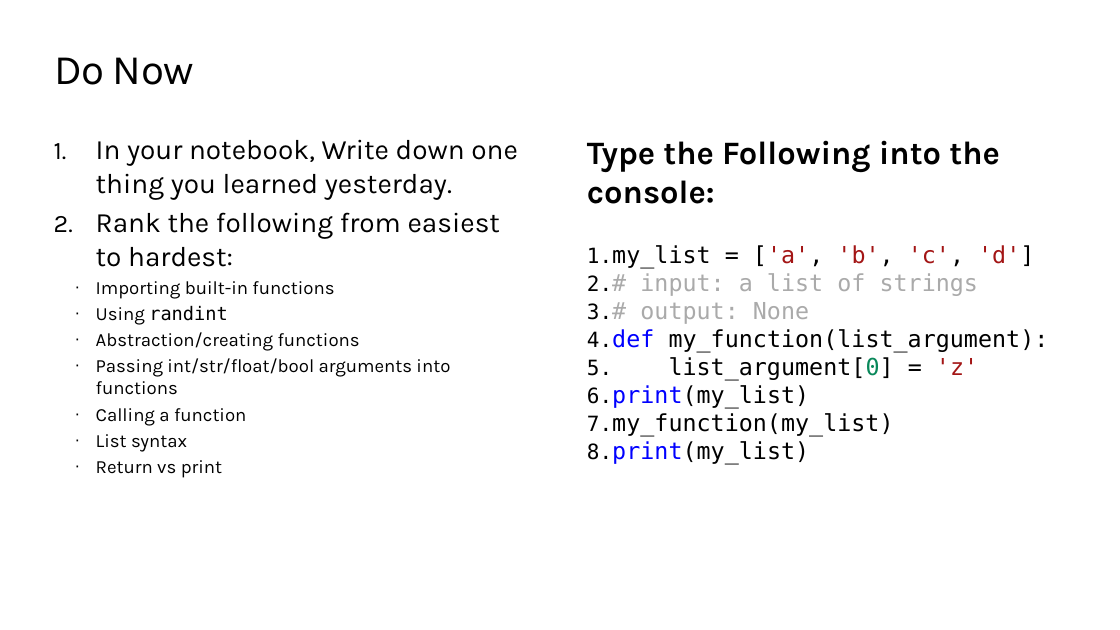
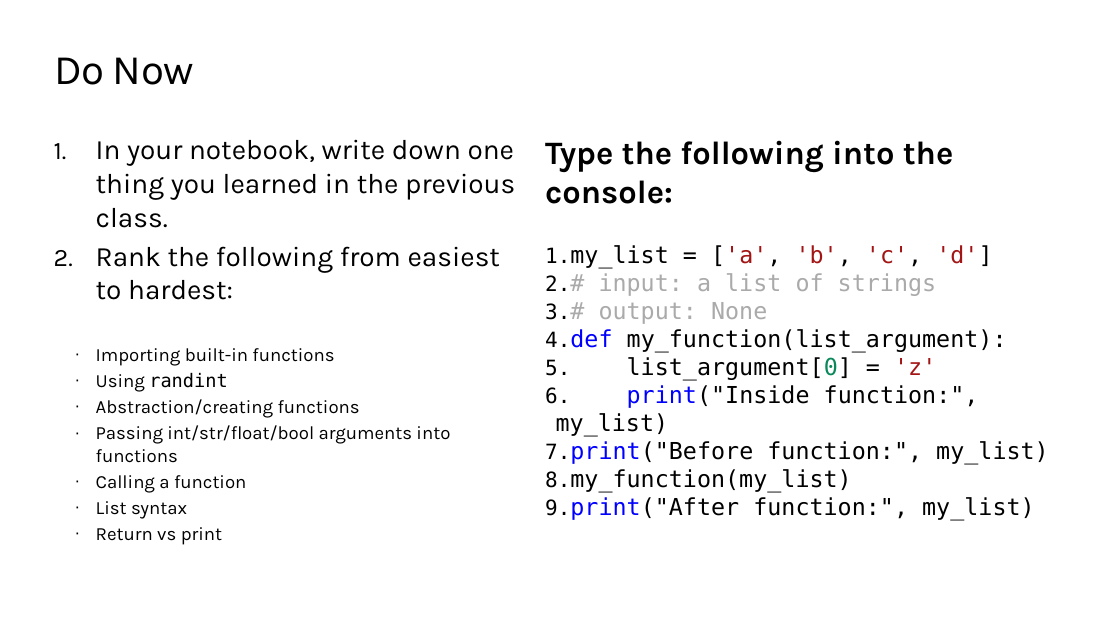
Before and after one commit to TEALSK12/2nd-semester-introduction-to-computer-science, a slide deck: slide 4 of docs/units/3_unit/slidedecks/Intro Python 3.04 TEALS.pptx. Drawn at 1120x630 pixels with LibreOffice and Linux fonts; fonts in the diff are those of the drawing; background and template pictures are left out. Boxes give left, top, right and bottom in pixels: in the first picture for what was removed or moved away, otherwise in the second. Text is boxed around its words. In the diff, an @@ line names an element or a change of style, - is before the commit and + after.

```diff
--- a/docs/units/3_unit/slidedecks/Intro Python 3.04 TEALS.pptx
+++ b/docs/units/3_unit/slidedecks/Intro Python 3.04 TEALS.pptx
@@ text at [96,139,515,228]: text changed @@
-1. In your notebook, Write down one thing you learned yesterday.
+1. In your notebook, write down one thing you learned in the previous class.
@@ text at [545,140,954,204]: text changed @@
-Type the Following into the console:
+Type the following into the console:
@@ text "Type the following into the ...": place and size @@
-text "Type the following into the ..." at [587,140,1049,464]
+text "Type the following into the ..." at [545,140,1049,520]
@@ text at [556,385,1049,464]: text changed @@
-6. print(my_list)
+6. print("Inside function:", my_list)
+7. print("Before function:", my_list)
@@ text at [570,497,1035,520]: text changed @@
-8. print(my_list)
+9. print("After function:", my_list)
```
Also in this commit, not shown: 13 other slides changed, 18 other files.
